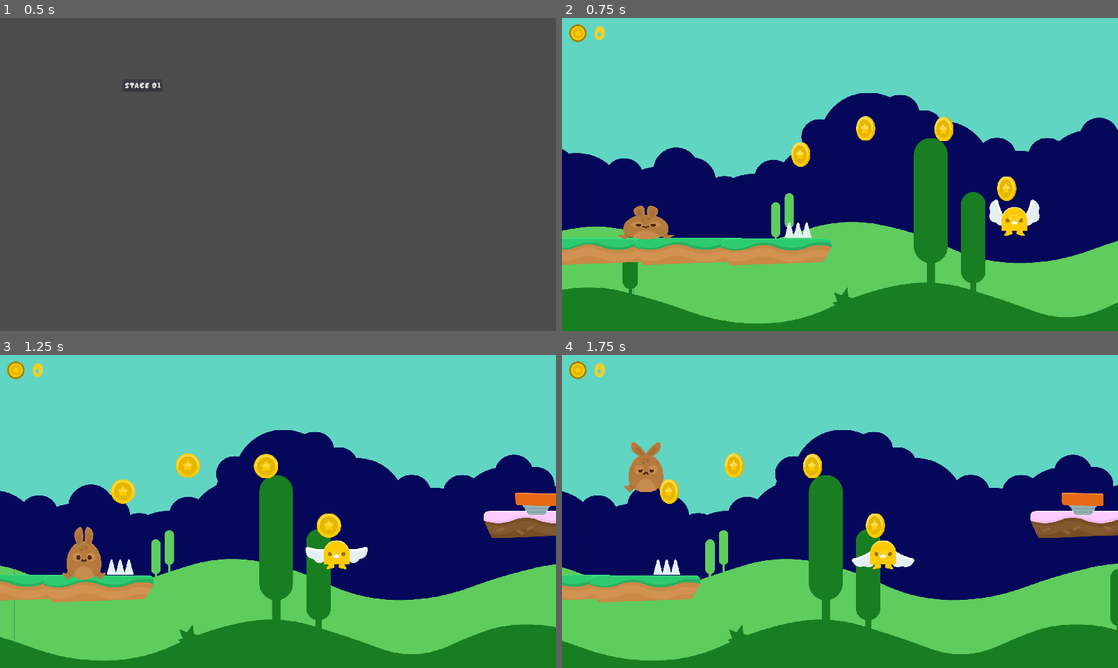
Above: before the commit, frames 1-4 (two rows, left to right).
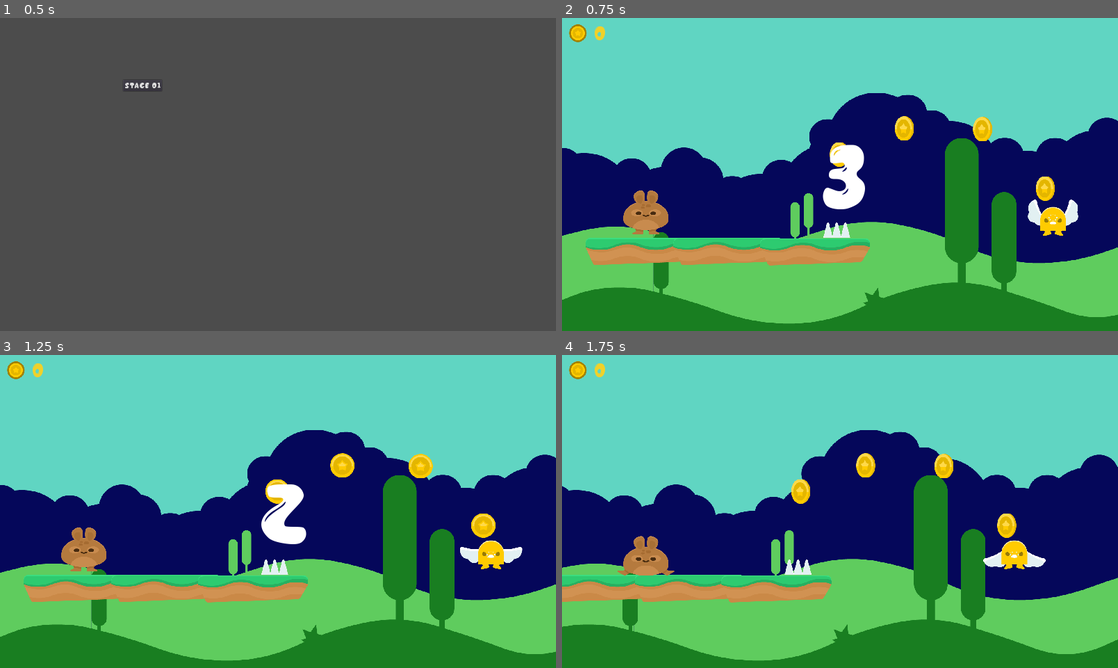
Above: after the commit, the same moments.

Repository: brunoyillli/Coelho-plataforma
Game: Godot game, scene res://scenes/game.tscn
Two runs of this game, one before a commit and one after it. Both use one fixed random seed, a clock stepped at 60 frames per second and the inputs below. This scene is started directly instead of the project's main scene.
Inputs (mouse positions are in pixels of both pictures, inside the frame that each line leads up to):
- Up to frame 1 (0.5 s): no input
- Up to frame 2 (0.75 s): click "Stage 01" at 0.5 s
- Up to frame 3 (1.25 s): no input
- Up to frame 4 (1.75 s): move the mouse to (962, 495) at 1.27 s; click (962, 495) at 1.42 s; tap Space (jump) at 1.52 s

Frame 1 is identical in both runs. In frame 2, 17% of the frame differs, in the area x 0-100%, y 24-98%; in frame 3, 30%; in frame 4, 29%.

Commit message:
temporizador para iniciar partida, so por fazer mesmo

Diff:
--- a/scenes/game.tscn
+++ b/scenes/game.tscn
@@ -1,9 +1,41 @@
-[gd_scene load_steps=5 format=2]
+[gd_scene load_steps=8 format=2]
 
-[ext_resource path="res://scenes/power_up_bar.tscn" type="PackedScene" id=1]
+[ext_resource path="res://fonts/Chocolate Bar Demo.otf" type="DynamicFontData" id=1]
 [ext_resource path="res://scenes/stage_button.tscn" type="PackedScene" id=2]
 [ext_resource path="res://scripts/game.gd" type="Script" id=3]
 [ext_resource path="res://scenes/coin_counter.tscn" type="PackedScene" id=4]
+[ext_resource path="res://scenes/power_up_bar.tscn" type="PackedScene" id=5]
+
+[sub_resource type="DynamicFont" id=1]
+size = 350
+font_data = ExtResource( 1 )
+
+[sub_resource type="Animation" id=2]
+resource_name = "count"
+tracks/0/type = "value"
+tracks/0/path = NodePath("label:text")
+tracks/0/interp = 1
+tracks/0/loop_wrap = true
+tracks/0/imported = false
+tracks/0/enabled = true
+tracks/0/keys = {
+"times": PoolRealArray( 0, 0.4, 0.8 ),
+"transitions": PoolRealArray( 1, 1, 1 ),
+"update": 1,
+"values": [ "3", "2", "1" ]
+}
+tracks/1/type = "value"
+tracks/1/path = NodePath("label:visible")
+tracks/1/interp = 1
+tracks/1/loop_wrap = true
+tracks/1/imported = false
+tracks/1/enabled = true
+tracks/1/keys = {
+"times": PoolRealArray( 0, 1 ),
+"transitions": PoolRealArray( 1, 1 ),
+"update": 1,
+"values": [ true, false ]
+}
 
 [node name="game" type="Node2D"]
 script = ExtResource( 3 )
@@ -23,8 +55,8 @@
 [node name="stage_button" parent="interfase/stage_buttons" instance=ExtResource( 2 )]
 margin_left = 0.0
 margin_top = 0.0
-margin_right = 180.0
-margin_bottom = 60.0
+margin_right = 132.0
+margin_bottom = 39.0
 
 [node name="HUD" type="CanvasLayer" parent="."]
 
@@ -33,4 +65,22 @@
 
 [node name="coin_counter" parent="HUD/controls" instance=ExtResource( 4 )]
 
-[node name="power_up_bar" parent="HUD/controls" instance=ExtResource( 1 )]
+[node name="power_up_bar" parent="HUD/controls" instance=ExtResource( 5 )]
+
+[node name="countdown" type="Node2D" parent="HUD"]
+position = Vector2( 960, 540 )
+
+[node name="label" type="Label" parent="HUD/countdown"]
+visible = false
+margin_left = -65.1746
+margin_top = -179.496
+margin_right = 95.8254
+margin_bottom = 195.504
+custom_fonts/font = SubResource( 1 )
+text = "3"
+__meta__ = {
+"_edit_use_anchors_": false
+}
+
+[node name="anim" type="AnimationPlayer" parent="HUD/countdown"]
+anims/count = SubResource( 2 )
--- a/scenes/player.tscn
+++ b/scenes/player.tscn
@@ -127,10 +127,10 @@
 anims/flap = SubResource( 1 )
 
 [node name="sprite" type="AnimatedSprite" parent="."]
-position = Vector2( 0, 37.8573 )
-scale = Vector2( 1.30629, 0.634229 )
+position = Vector2( 0, 25.5832 )
+scale = Vector2( 1.30629, 0.75636 )
 frames = ExtResource( 1 )
-animation = "victory"
+animation = "idle"
 
 [node name="shape" type="CollisionShape2D" parent="."]
 position = Vector2( -0.116668, 10.8328 )
--- a/scripts/game.gd
+++ b/scripts/game.gd
@@ -27,6 +27,9 @@
 	ref_stage = weakref(loaded_stage)
 	add_child(loaded_stage)
 
+	$HUD/countdown/anim.play("count")
+	yield($HUD/countdown/anim , "animation_finished")
+	get_tree().call_group("player" , "start")
 func player_died():
 	load_stage()
 
--- a/scripts/player.gd
+++ b/scripts/player.gd
@@ -13,11 +13,13 @@
 
 enum {IDLE , RUNNING , FLYING , DEAD , VICTORY}
 
-var status = RUNNING
+var status = IDLE
 
 func _ready():
+	add_to_group("player")
+	$sprite.play("IDLE")
 	set_process_input(true)
-	add_to_group("player")
+
 
 
 func _physics_process(delta):
@@ -109,3 +111,5 @@
 	if status != DEAD:
 		status = RUNNING
 		$wings.hide()
+func start():
+	status = RUNNING
